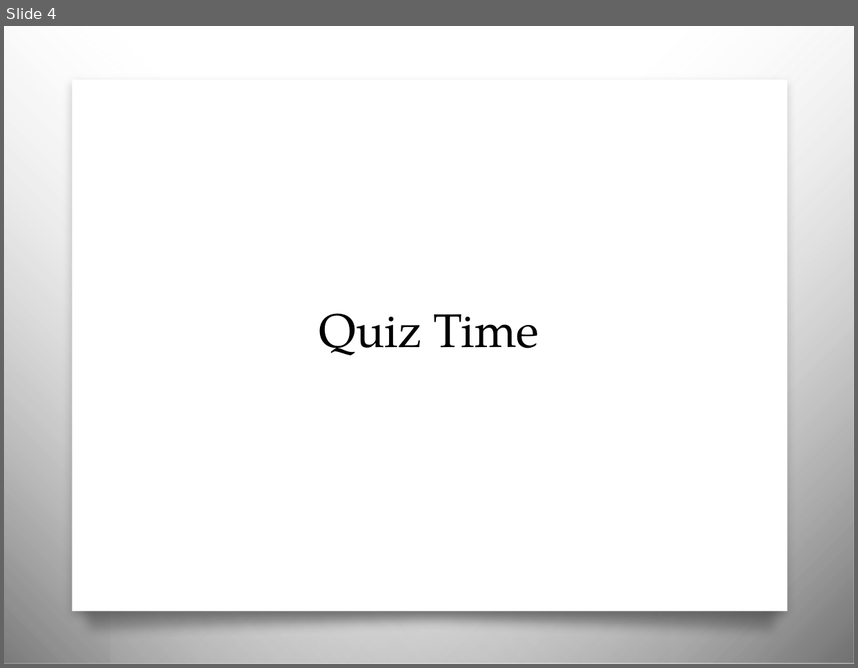
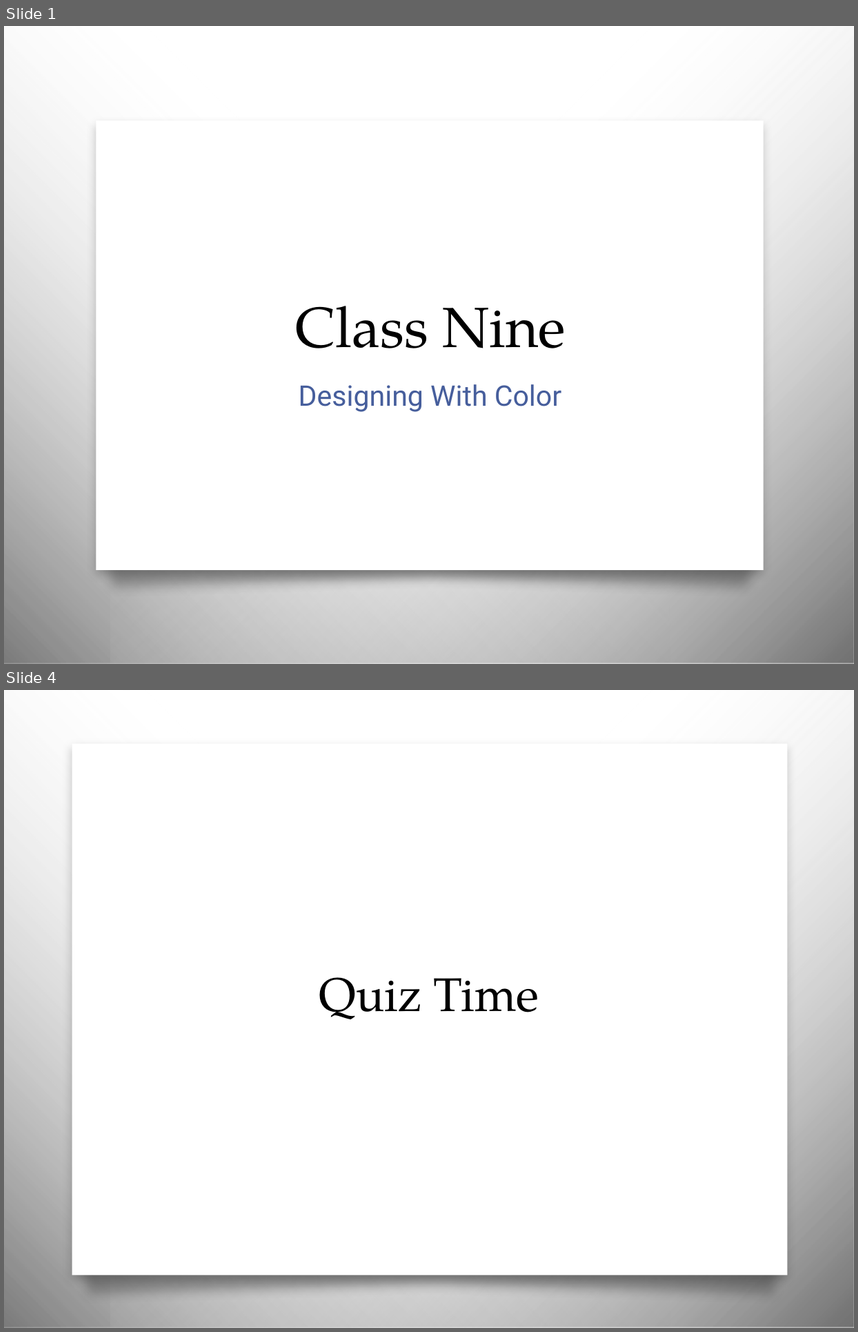
Before and after one commit to awayken/USF-ART329, a slide deck: slides/classnine/slides.pptx. Shown one above the other, each under a label of ours: slide 4 before the commit, slides 1 and 4 after it; the slides between them are not shown. The pictures are 858x668 and 858x1332 pixels, drawn with LibreOffice and Linux fonts; fonts in the diff are those of the drawing; background and template pictures are left out. Boxes give left, top, right and bottom in pixels: in the first picture for what was removed or moved away, otherwise in the second. Text is boxed around its words. In the diff, an @@ line names an element or a change of style, - is before the commit and + after.

Commit message:
Accidentally overwrote Class Nine slides with Class Ten. Reverted.

```diff
--- a/slides/classnine/slides.pptx
+++ b/slides/classnine/slides.pptx
@@ slide 1 added at (4,26,854,664), background picture (left out); not listed: 2 template elements that a slide beside it also shows @@
@@ rectangle added at (96,121,763,569), fill #FFFFFF @@
@@ title added at (295,305,566,348), 48 pt, text #000000 @@
+Class Nine
@@ subtitle added at (299,384,562,412), 24 pt, text #465E9C @@
+Designing With Color
@@ freeform shape added at (87,548,773,598), fill gradient #010101 @@
```
Also in this commit, not shown: 4 slides changed, 10 other slides added, 1 slide removed.
